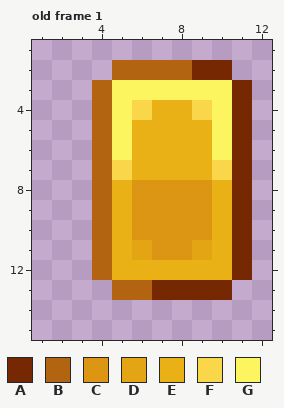
Edited in one commit: pixel-art file (asprite/Items.ase). The first picture shows the starting point.
16x16 pixels, 1 frame. Shown: old frame 1: x 1..12, y 1..15.
Palette (. is transparent): A #752802  B #b26411  C #dc9613  D #e3a514  E #e9b115  F #fad64a  G #fdf55f
The same view after the edit:
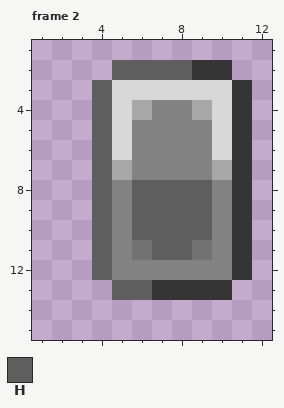
Colours new in this view: H #5e5e5e
A new or re-ordered frame is compared with the old frame closest to it.
Change:
frames 1 -> 2
colour A: #752802 -> #353535
colour D: #e3a514 -> #727272
colour E: #e9b115 -> #828282
colour F: #fad64a -> #a8a8a8
colour G: #fdf55f -> #d8d8d8
Frame 2 is new; against old frame 1:
y 2: x 5..8 BBBB -> HHHH
y 3..7: x 4 B -> H
y 8..10: x 4 B -> H; x 6..9 CCCC -> HHHH
y 11: x 4 B -> H; x 7..8 CC -> HH
y 12: x 4 B -> H
y 13: x 5..6 BB -> HH
Where, in picture pixels (left, top, right, bottom), the same in both pictures:
changed: (92, 60, 252, 300)
